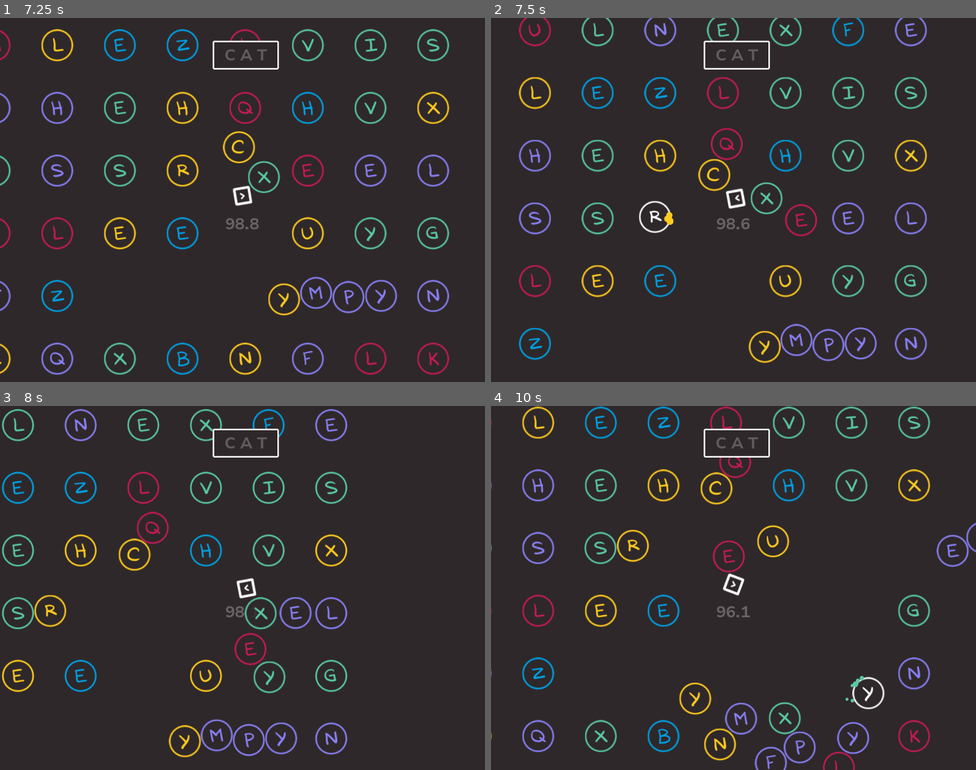
Above: before the commit, frames 1-4 (two rows, left to right).
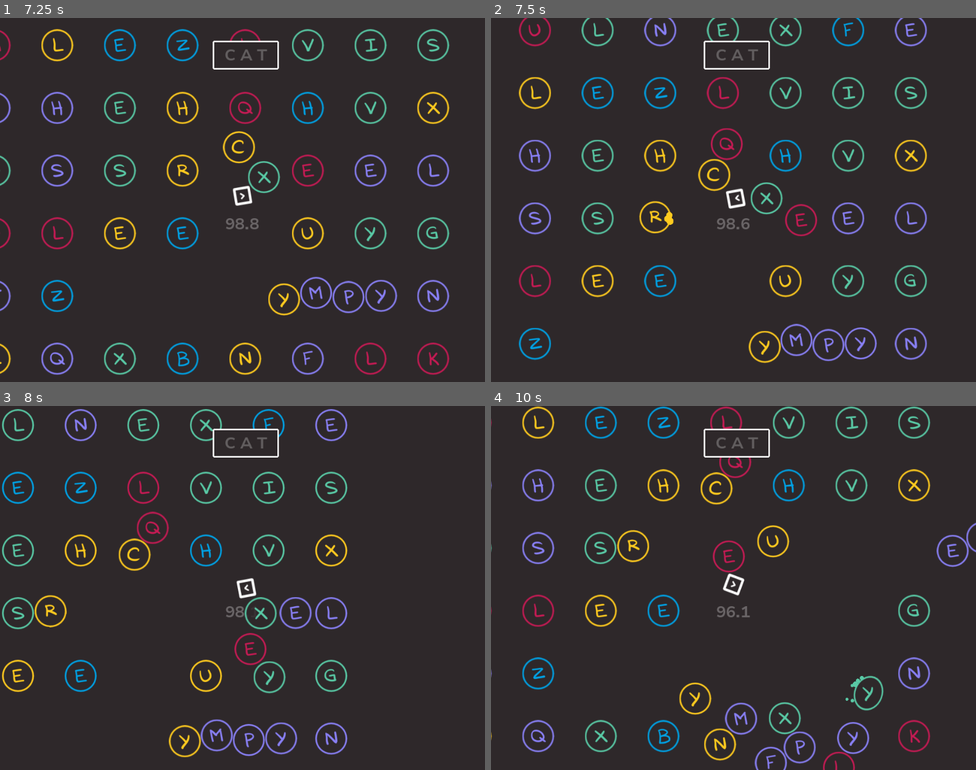
Above: after the commit, the same moments.

Repository: gontzalve/SSLS
Game: Godot game, scene res://scenes/game/main/main.tscn
The game is run twice, just before and just after one commit, with the same random seed, the same clock (stepped at 60 frames per second) and the same inputs.
Inputs (mouse positions are in pixels of both pictures, inside the frame that each line leads up to):
- Up to frame 1 (7.25 s): tap Enter at 0.5, 3.5, 5 s; move the mouse to (349, 181) at 0.52 s; hold D (move_right) 0.53-1.28 s; click (349, 181) at 0.6 s; move the mouse to (145, 218) at 1.27 s; hold S (move_down) 1.28-2.03 s; tap Mouse wheel up (zoom_in) at 1.35, 3.6, 5.85 s; tap Space at 2, 4.25, 5.75 s; move the mouse to (291, 119) at 2.02 s; hold D (move_right) 2.03-2.78 s; tap Mouse wheel down (zoom_out) at 2.1, 4.35, 6.6 s; move the mouse to (218, 272) at 2.77 s; hold W (move_up) 2.78-3.53 s; click (218, 272) at 2.85 s; move the mouse to (388, 254) at 3.52 s; hold A (move_left) 3.53-5.03 s; move the mouse to (97, 145) at 4.27 s; move the mouse to (266, 200) at 5.02 s; hold S (move_down) 5.03-5.78 s; click (266, 200) at 5.1 s; move the mouse to (169, 109) at 5.77 s; hold D (move_right) 5.78-6.53 s; move the mouse to (349, 181) at 6.52 s; hold W (move_up) from 6.53 s (still down)
- Up to frame 2 (7.5 s): move the mouse to (636, 218) at 7.27 s; release W (move_up) at 7.28 s; hold D (move_right) from 7.28 s (still down); click (636, 218) at 7.35 s
- Up to frame 3 (8 s): keep holding D (move_right)
- Up to frame 4 (10 s): move the mouse to (782, 507) at 8.02 s; release D (move_right) at 8.03 s; hold S (move_down) 8.03-8.78 s; tap Mouse wheel up (zoom_in) at 8.1 s; move the mouse to (709, 660) at 8.77 s; hold A (move_left) 8.78-9.53 s; tap Mouse wheel down (zoom_out) at 8.85 s; move the mouse to (879, 642) at 9.52 s; hold W (move_up) from 9.53 s (still down); click (879, 642) at 9.6 s

Frame 1 is identical in both runs. In frame 2, 0.2% of the frame differs, in the area x 30-38%, y 50-60%; in frame 3, 0.1%; in frame 4, 0.3%, in the area x 25-82%, y 34-84%.

Commit message:
Polish hit feedback on letters

Diff:
--- a/scenes/game/bullet/bullet.gd
+++ b/scenes/game/bullet/bullet.gd
@@ -21,7 +21,7 @@
 func _on_body_entered(body: Node) -> void:
 	if body.is_in_group("letters"):
 		var push_velocity: Vector2 = (body.position - position) * push_force_magnitude
-		body.on_bullet_collision(push_velocity)
+		body.on_bullet_collision(push_velocity, rotation_degrees)
 		var particles: Node = shooting_particles_scene.instantiate()
 		get_tree().root.add_child(particles)
 		particles.position = _calculate_particles_initial_position(body)
--- a/scenes/game/letter/letter.gd
+++ b/scenes/game/letter/letter.gd
@@ -10,6 +10,8 @@
 var assigned_color: Color
 var is_dead: bool
 var current_health: int
+
+var hit_tween: SimpleTween = null
 
 const LETTER_GROUP_NAME: String = "letters"
 const CLOSE_TO_ZERO_SPEED: float = 3
@@ -72,9 +74,15 @@
 			collision.get_collider().velocity = collision_speed * -collision.get_normal()
 
 
-func on_bullet_collision(push_velocity: Vector2) -> void:
+func on_bullet_collision(push_velocity: Vector2, bullet_angle: float) -> void:
+	if is_dead:
+		return
 	_receive_push(push_velocity)
 	_receive_damage(1)
+	if current_health > 0:
+		_play_hit_feedback(bullet_angle)
+	else:
+		_on_death()
 
 
 func _receive_push(push_velocity: Vector2) -> void:
@@ -87,16 +95,15 @@
 
 func _receive_damage(damage: int) -> void:
 	current_health -= damage
-	if current_health > 0:
-		_execute_flash_sequence()
-	else:
-		_on_death()
 
 
-func _execute_flash_sequence() -> void:
-	_set_color(Color.WHITE)
-	await get_tree().create_timer(0.2).timeout
-	_set_color(assigned_color)
+func _play_hit_feedback(bullet_angle: float) -> void:
+	if hit_tween != null and hit_tween.is_running():
+		hit_tween.stop()
+	hit_tween = TweenHelper.create($Outline)
+	hit_tween.to_scale_v(Vector2(0.9, 1.1), 0.2).set_easing(Tween.TRANS_CUBIC, Tween.EASE_IN_OUT)
+	hit_tween.to_scale_f(1, 0.2).set_easing(Tween.TRANS_CUBIC, Tween.EASE_IN_OUT)
+	$Outline.rotation_degrees = bullet_angle
 
 
 func _on_death() -> void:
@@ -108,6 +115,8 @@
 
 
 func disappear_as_correct_letter() -> void:
+	if hit_tween != null and hit_tween.is_running():
+		hit_tween.stop()
 	var outline_tween: SimpleTween = TweenHelper.create($Outline)
 	outline_tween.to_scale_f(0, 0.3).set_easing(Tween.TRANS_BACK, Tween.EASE_IN)
 	var letter_tween: SimpleTween = TweenHelper.create($LetterSprite)
@@ -119,9 +128,13 @@
 
 
 func disappear_as_incorrect_letter() -> void:
-	$LetterSprite.visible = false
-	var tween: SimpleTween = TweenHelper.create(self).to_scale_f(0, 0.3)
-	tween.set_easing(Tween.TRANS_BACK, Tween.EASE_IN).set_callback(_on_disappeared)
+	if hit_tween != null and hit_tween.is_running():
+		hit_tween.stop()
+	var letter_tween: SimpleTween = TweenHelper.create($LetterSprite)
+	letter_tween.to_alpha(0, 0.2).set_easing(Tween.TRANS_CUBIC, Tween.EASE_IN)
+	var outline_tween: SimpleTween = TweenHelper.create($Outline)
+	outline_tween.to_scale_f(0, 0.3).set_easing(Tween.TRANS_BACK, Tween.EASE_IN)
+	outline_tween.set_callback(_on_disappeared)
 
 
 func _on_disappeared() -> void:
--- a/scenes/global/tweening/simple_tween.gd
+++ b/scenes/global/tweening/simple_tween.gd
@@ -67,5 +67,13 @@
 	return self
 
 
+func is_running() -> bool:
+	return tween.is_running()
+
+
+func stop() -> void:
+	tween.stop()
+
+
 func _on_tween_finished() -> void:
 	finished.emit()
